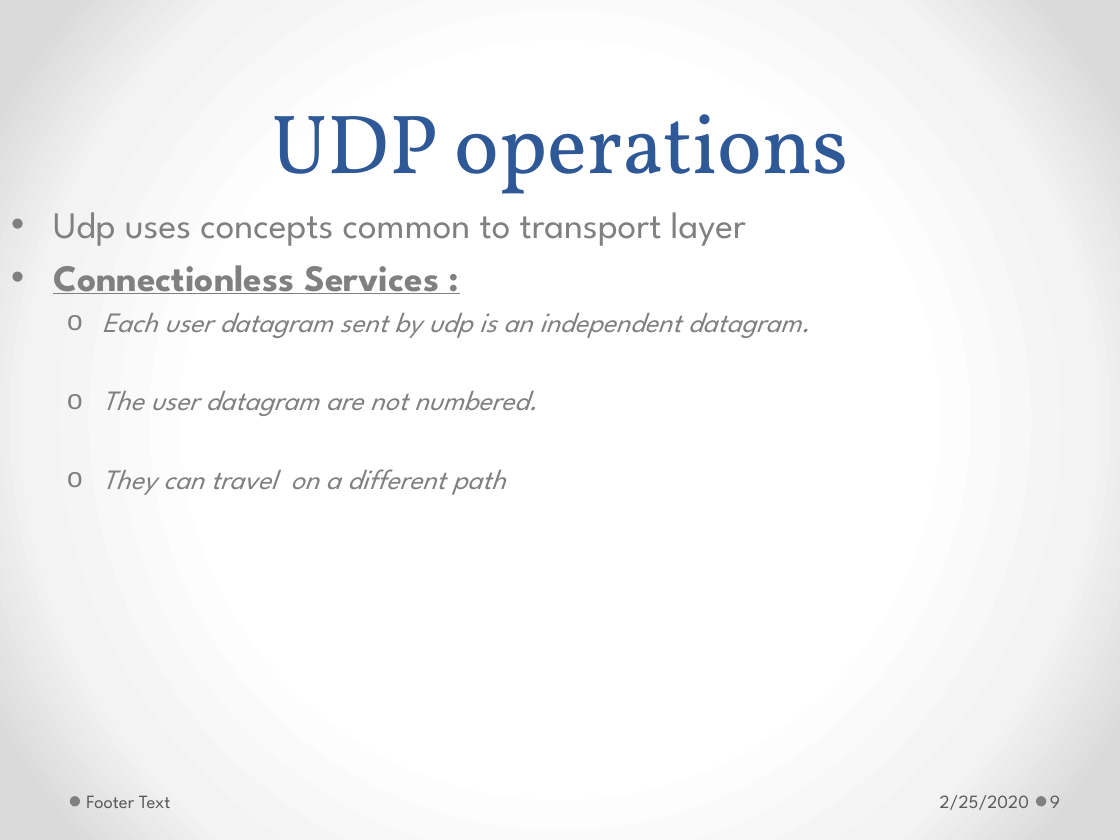
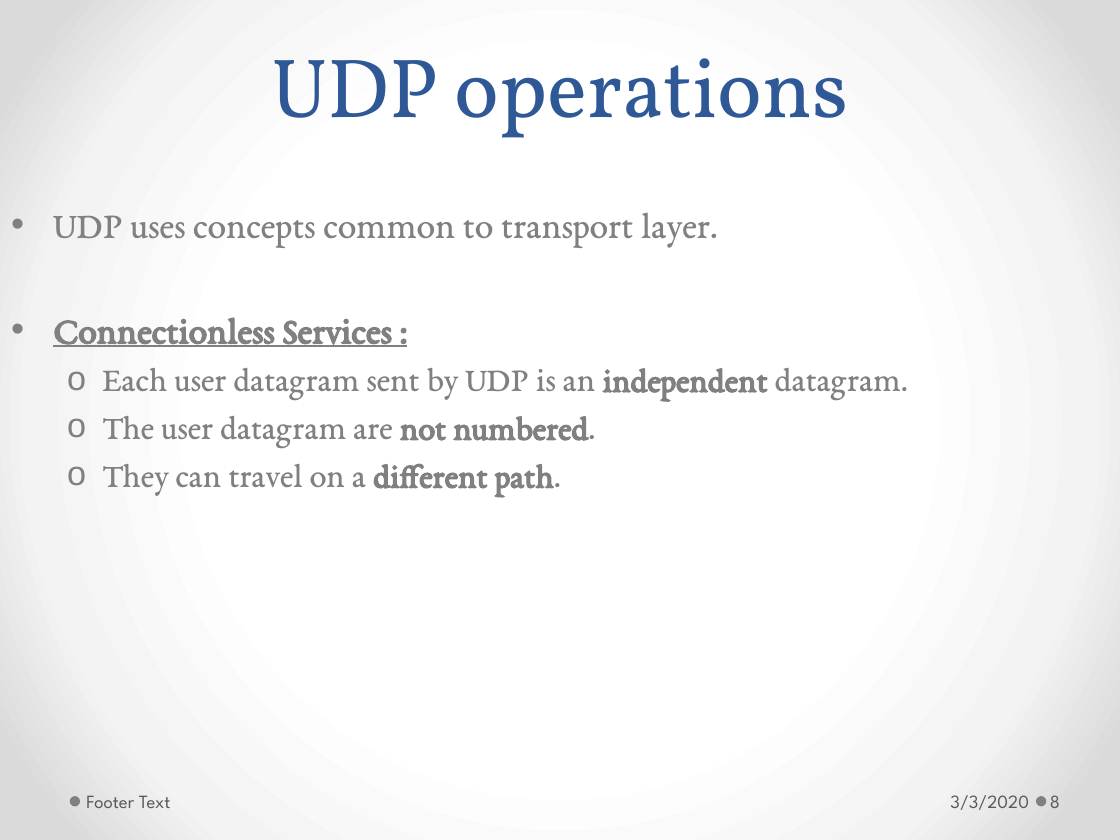
Before and after one commit to GeneralNitin/S6, a slide deck: slide 8 of 03. Computer Networks/PPTs/6.2. UDP.pptx (slide 9 before the commit). Drawn at 1120x840 pixels with LibreOffice and Linux fonts; fonts in the diff are those of the drawing. Boxes give left, top, right and bottom in pixels: in the first picture for what was removed or moved away, otherwise in the second. Text is boxed around its words. In the diff, an @@ line names an element or a change of style, - is before the commit and + after.

```diff
--- a/03. Computer Networks/PPTs/6.2. UDP.pptx
+++ b/03. Computer Networks/PPTs/6.2. UDP.pptx
@@ title "UDP operations": place and size @@
-title "UDP operations" at [271, 114, 849, 194]
+title "UDP operations" at [271, 58, 849, 138]
@@ text at [53, 213, 718, 248]: text changed; font League Spartan to EB Garamond @@
-• Udp uses concepts common to transport layer
+• UDP uses concepts common to transport layer.
@@ text at [53, 317, 595, 448]: font League Spartan to EB Garamond in "Connectionless Services :", "The user datagram are not numbered."; size 18 to 22 pt, italic off in "The user datagram are not numbered."; bold on in "not numbered." @@
@@ text at [102, 368, 908, 401]: text changed; size 18 to 22 pt; font League Spartan to EB Garamond; italic off @@
-  o Each user datagram sent by udp is an independent datagram.
+  o Each user datagram sent by UDP is an independent datagram.
@@ text at [102, 463, 561, 496]: text changed; size 18 to 22 pt; font League Spartan to EB Garamond; italic off @@
-  o They can travel on a different path
+  o They can travel on a different path.
@@ text at [950, 795, 1029, 810]: text changed @@
-2/25/2020
+3/3/2020
@@ page number at [1050, 795, 1060, 808]: text changed @@
-9
+8
```
Also in this commit, not shown: 16 other slides changed, 1 slide removed, 42 other files.
